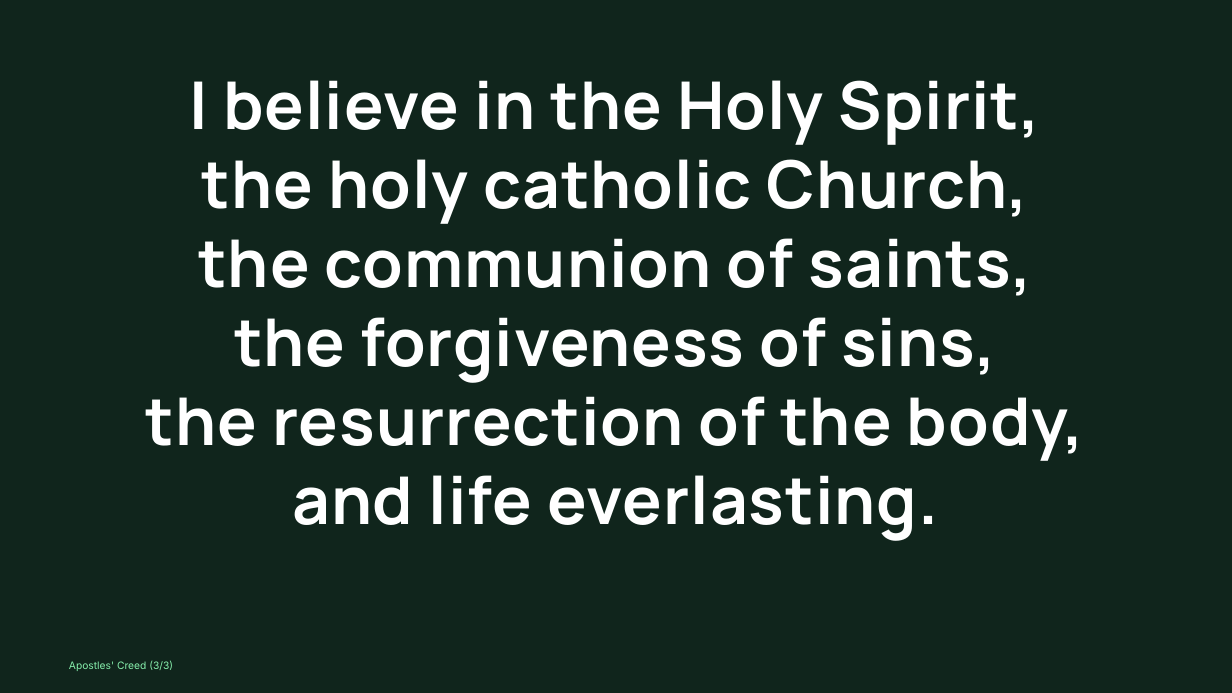
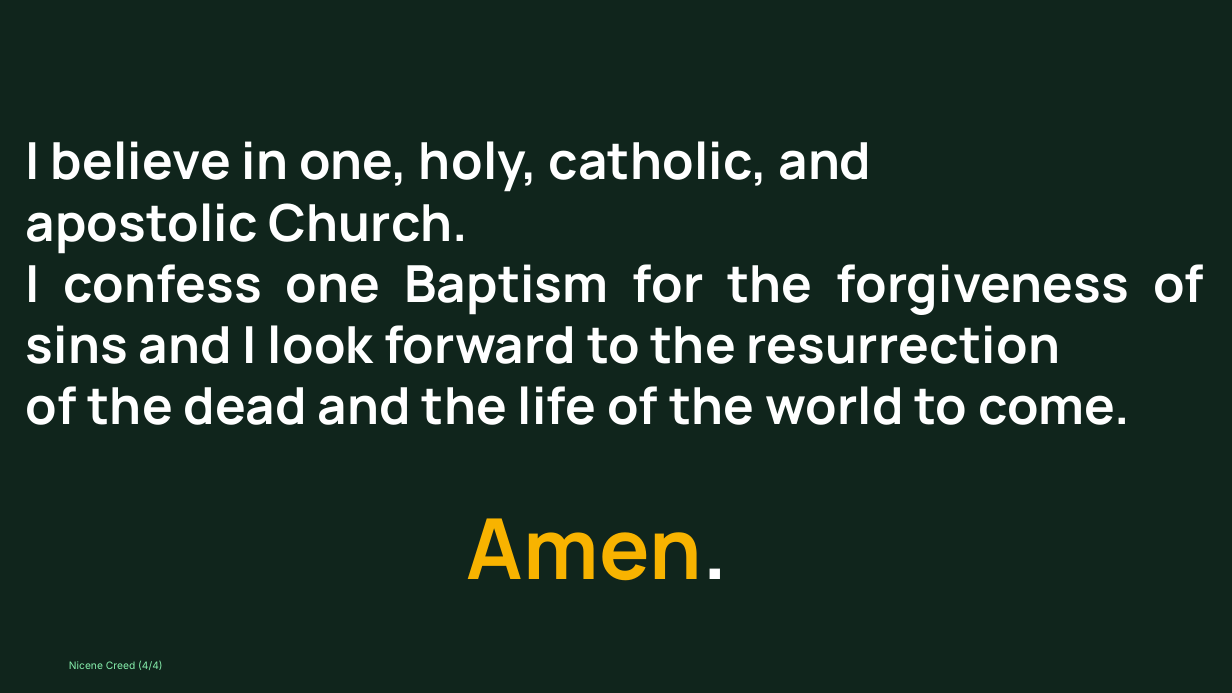
Before and after one commit to divinogabriel9/verbum, a slide deck: slide 29 of outputs/GFCC14Jun2026_11thSundayinOrdinaryTime.pptx (slide 28 before the commit). Drawn at 1232x693 pixels with LibreOffice and Linux fonts; fonts in the diff are those of the drawing. Boxes give left, top, right and bottom in pixels: in the first picture for what was removed or moved away, otherwise in the second. Text is boxed around its words. In the diff, an @@ line names an element or a change of style, - is before the commit and + after.

```diff
--- a/outputs/GFCC14Jun2026_11thSundayinOrdinaryTime.pptx
+++ b/outputs/GFCC14Jun2026_11thSundayinOrdinaryTime.pptx
@@ text at bbox=[26, 141, 1204, 425]: text changed; size 77 to 59.7 pt @@
-I believe in the Holy Spirit,
-the holy catholic Church,
-the communion of saints,
-the forgiveness of sins,
-the resurrection of the body,
-and life everlasting.
+I believe in one, holy, catholic, and
+apostolic Church.
+I confess one Baptism for the forgiveness of sins and I look forward to the resurrection
+of the dead and the life of the world to come.
@@ text added at bbox=[467, 518, 728, 581], 98.3 pt, text #F8B300, bold @@
+Amen.
@@ text at bbox=[69, 661, 162, 670]: text changed @@
-Apostles' Creed (3/3)
+Nicene Creed (4/4)
```
Also in this commit, not shown: 30 other slides changed, 2 slides added, 1 slide removed, 15 other files.
